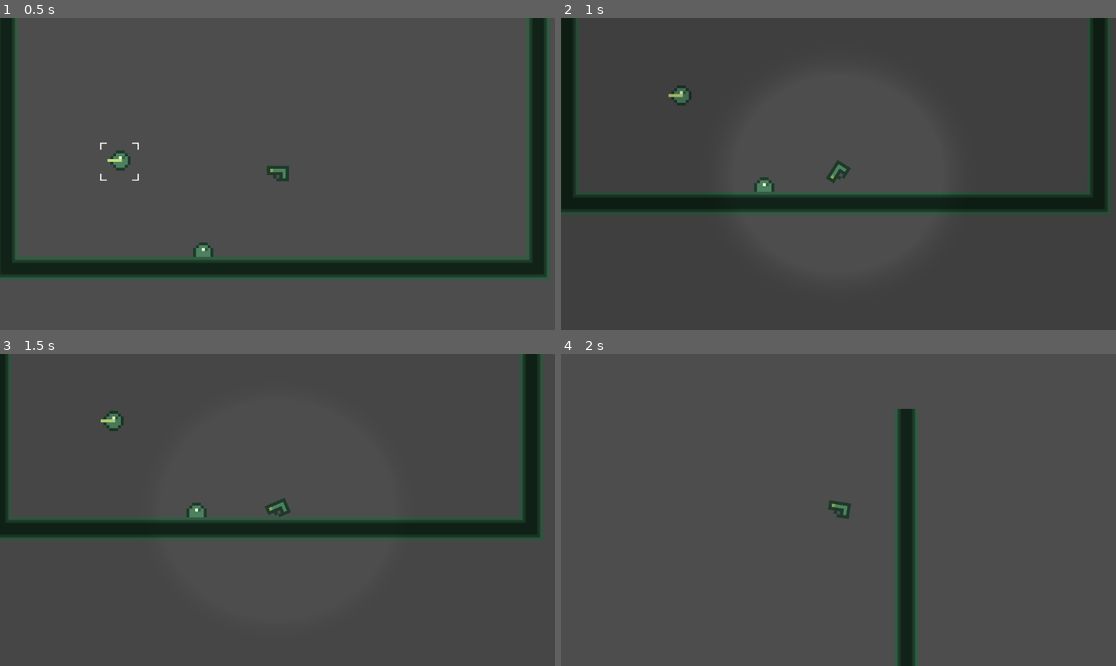
Above: before the commit, frames 1-4 (two rows, left to right).
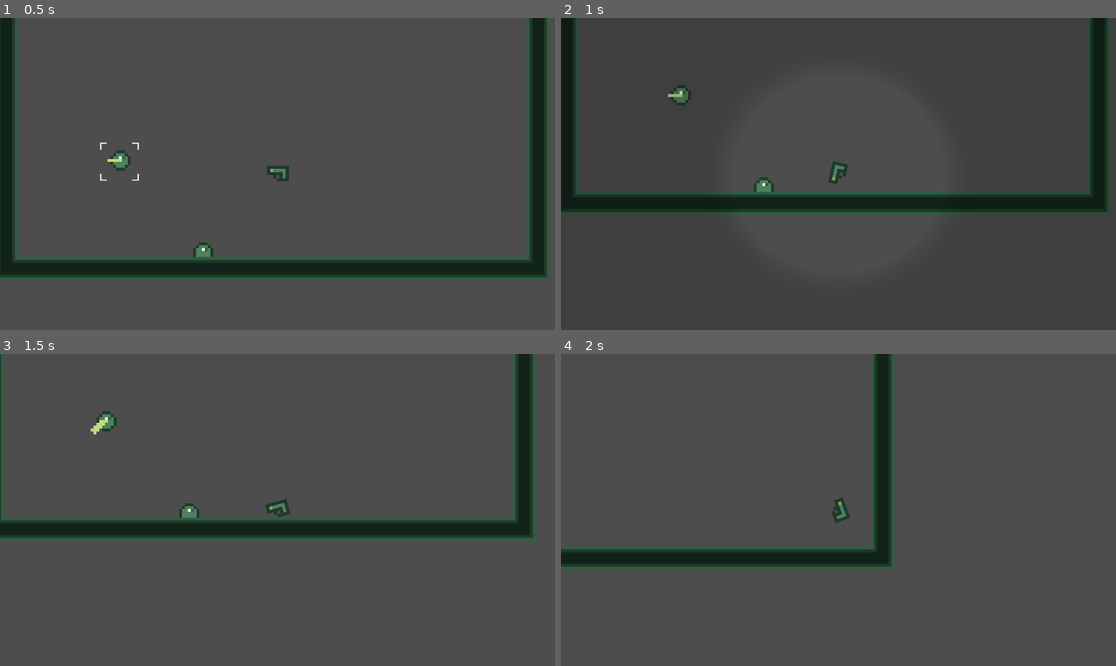
Above: after the commit, the same moments.

Repository: 20akshay00/GMTK2023
Game: Godot game, scene res://level.tscn
Two runs of this game, one before a commit and one after it. Both use one fixed random seed, a clock stepped at 60 frames per second and the inputs below.
Inputs:
- Up to frame 1 (0.5 s): no input
- Up to frame 2 (1 s): hold A (rotate_ccw) from 0.53 s (still down); tap W (hop) at 0.77 s; tap D (rotate_cw) at 0.8 s
- Up to frame 3 (1.5 s): tap W (hop) at 1.07 s; release A (rotate_ccw) at 1.28 s; tap D (rotate_cw) at 1.35 s
- Up to frame 4 (2 s): tap W (hop) at 1.52, 1.82 s; tap S (shoot) at 1.55 s

Frame 1 is identical in both runs. In frame 2, 0.1% of the frame differs, in the area x 19-53%, y 21-56%; in frame 3, 3.8%; in frame 4, 11%, in the area x 0-65%, y 0-100%.

Commit message:
add ground rotation

Diff:
--- a/enemy.gd
+++ b/enemy.gd
@@ -25,4 +25,4 @@
 	else:
 		for i in range(4):
 			tween.tween_property(sprite, "material:shader_parameter/mix_value", blink_high, 0.1)
-			tween.tween_property(sprite, "material:shader_parameter/mix_value", 0.1, 0.1)
+			tween.tween_property(sprite, "material:shader_parameter/mix_value", 0., 0.1)
--- a/gun.gd
+++ b/gun.gd
@@ -1,8 +1,9 @@
 extends RigidBody2D
 
 @export var recoil_strength : float = 1000.
-@export var rotation_strength : float = 100.
-@export var hop_strength : float = 600.
+@export var rotation_strength_low : float = 100.
+@export var rotation_strength_high : float = 300.
+@export var hop_strength : float = 300.
 @export var max_angular_velocity : float = 15.
 
 @onready var bullet = $Bullet
@@ -10,16 +11,20 @@
 @onready var cooldowntimer = $SlowMoCooldown
 
 var can_slowmo = false
-
+var can_shoot = true
+var is_touching = false
+var rotation_strength = rotation_strength_high
 # Called when the node enters the scene tree for the first time.
 func _ready() -> void:
 	pass # Replace with function body.
 
 # Called every frame. 'delta' is the elapsed time since the previous frame.
 func _process(_delta: float) -> void:
-	if Input.is_action_just_pressed("shoot"):
+	if Input.is_action_just_pressed("shoot") and can_shoot:
 		apply_central_impulse(Vector2(cos(rotation), sin(rotation)) * recoil_strength)
 		bullet.shoot()
+		can_shoot = false
+		$ShootTimer.start()
 		if bullet.is_colliding():
 			bullet.get_collider().hit()
 	elif Input.is_action_pressed("rotate_cw"):
@@ -31,14 +36,25 @@
 	elif Input.is_action_just_pressed("hop"):
 		apply_central_impulse(Vector2.UP * hop_strength)
 
-	if Input.is_action_just_pressed("rotate_ccw") or Input.is_action_just_pressed("rotate_cw"):
+	if (Input.is_action_just_pressed("rotate_ccw") or Input.is_action_just_pressed("rotate_cw")) and not is_touching:
 		Engine.time_scale = 0.2
+		rotation_strength = rotation_strength_low
 		$Camera2D/UI.slowmo_effect(0.15, 0.5)
 		smtimer.start()
 	elif Input.is_action_just_released("rotate_ccw") or Input.is_action_just_released("rotate_cw"):
 		Engine.time_scale = 1.0
+		rotation_strength = rotation_strength_high
 		$Camera2D/UI.slowmo_effect(0.3, 1.)
 
 func _on_slow_mo_timer_timeout() -> void:
 	Engine.time_scale = 1.0
 	can_slowmo = false
+
+func _on_body_entered(body: Node) -> void:
+	is_touching = true
+
+func _on_body_exited(body: Node) -> void:
+	is_touching = false
+
+func _on_shoot_timer_timeout() -> void:
+	can_shoot = true
--- a/gun.tscn
+++ b/gun.tscn
@@ -5,6 +5,8 @@
 [ext_resource type="PackedScene" uid="uid://bn0dj4efotgc5" path="res://bullet.tscn" id="3_08tko"]
 
 [node name="Gun" type="RigidBody2D"]
+max_contacts_reported = 1
+contact_monitor = true
 script = ExtResource("1_bo3j0")
 
 [node name="Sprite2D" type="Sprite2D" parent="."]
@@ -29,5 +31,12 @@
 scale = Vector2(0.450933, 0.450933)
 polygon = PackedVector2Array(-50, -38, 51.0054, -37.6996, 51, 35, -7, 35, -7, 21, -21, 21, -21, 5, -50, 5)
 
+[node name="ShootTimer" type="Timer" parent="."]
+wait_time = 0.1
+one_shot = true
+
+[connection signal="body_entered" from="." to="." method="_on_body_entered"]
+[connection signal="body_exited" from="." to="." method="_on_body_exited"]
 [connection signal="timeout" from="SlowMoTimer" to="." method="_on_slow_mo_timer_timeout"]
 [connection signal="timeout" from="SlowMoCooldown" to="." method="_on_slow_mo_cooldown_timeout"]
+[connection signal="timeout" from="ShootTimer" to="." method="_on_shoot_timer_timeout"]
